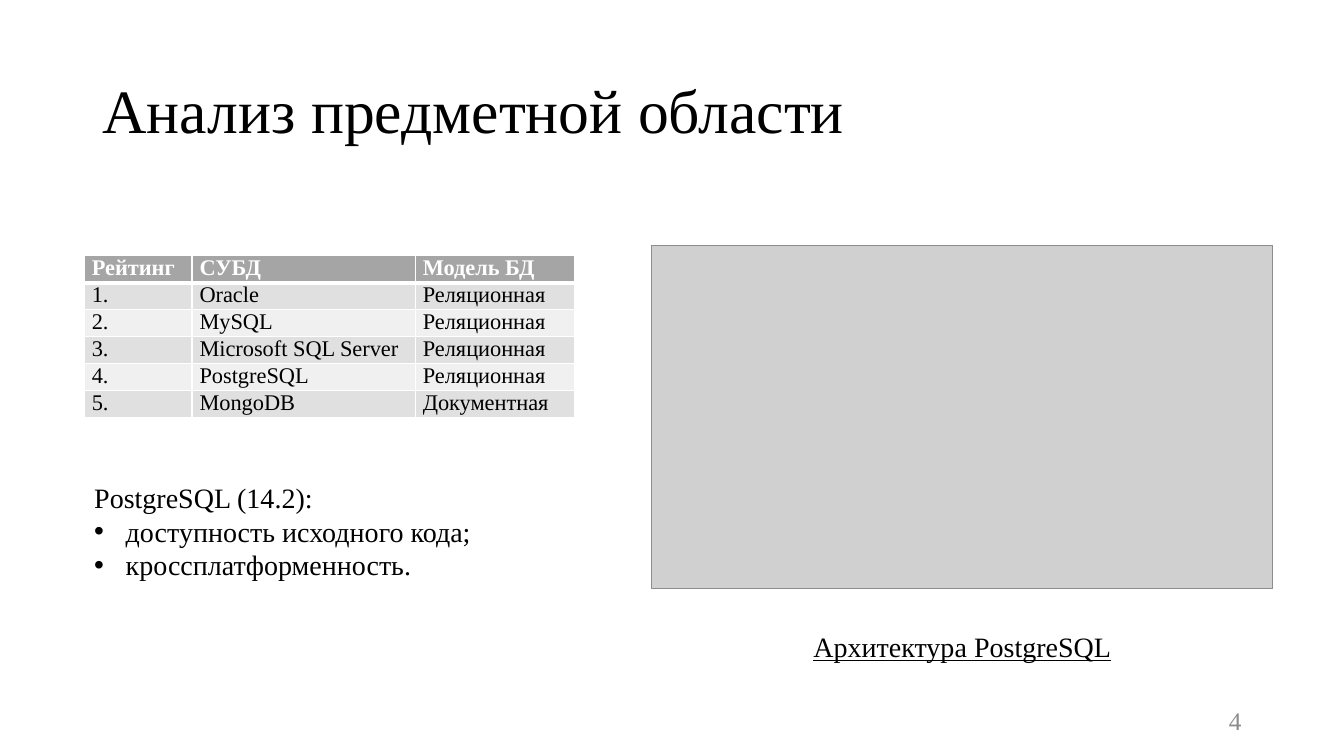
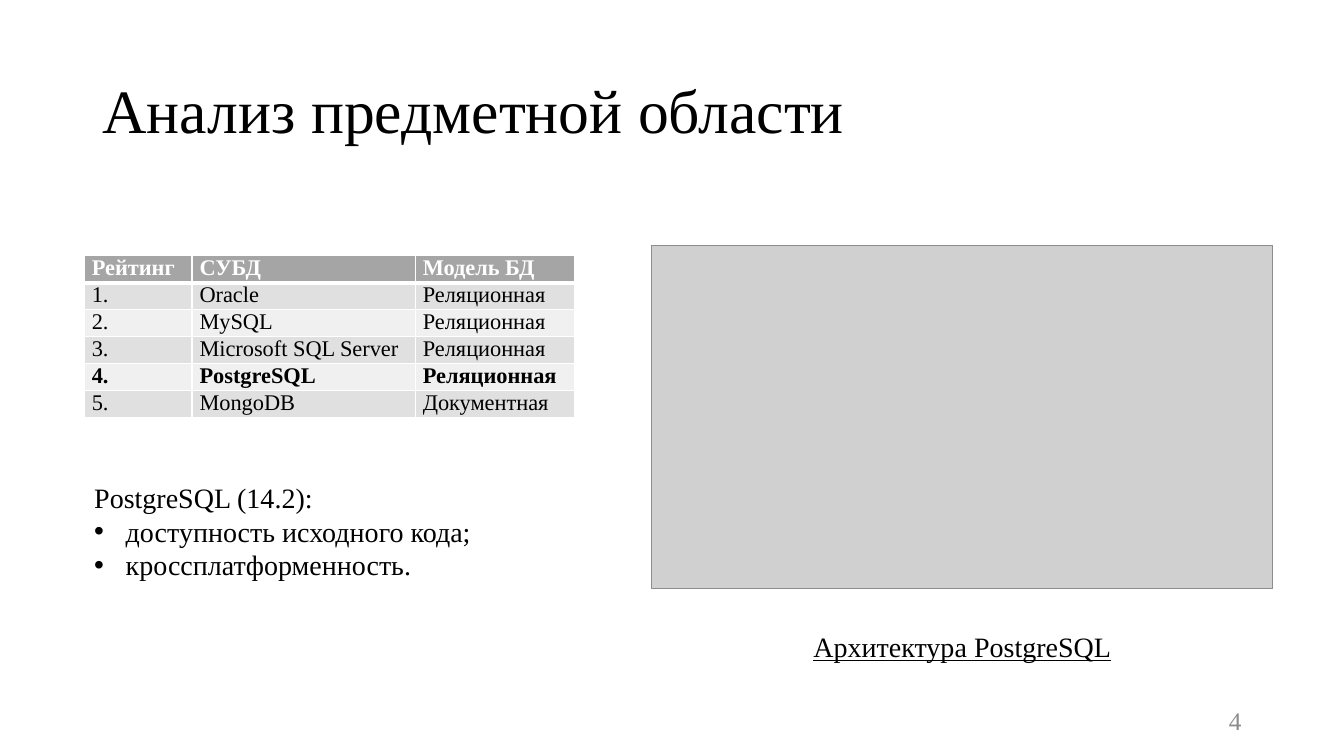
Before and after one commit to platosha-git/Diplom-theory, a slide deck: slide 4 of Презентация.pptx. Drawn at 1344x756 pixels with LibreOffice and Linux fonts; fonts in the diff are those of the drawing; grey boxes stand for pictures. Boxes give left, top, right and bottom in pixels: in the first picture for what was removed or moved away, otherwise in the second. Text is boxed around its words. In the diff, an @@ line names an element or a change of style, - is before the commit and + after.

```diff
--- a/Презентация.pptx
+++ b/Презентация.pptx
@@ table at [85,256,576,419] @@
@@ bold on in "4.", "PostgreSQL", "Реляционная" @@
```
Also in this commit, not shown: 2 other slides changed, 7 other files.
